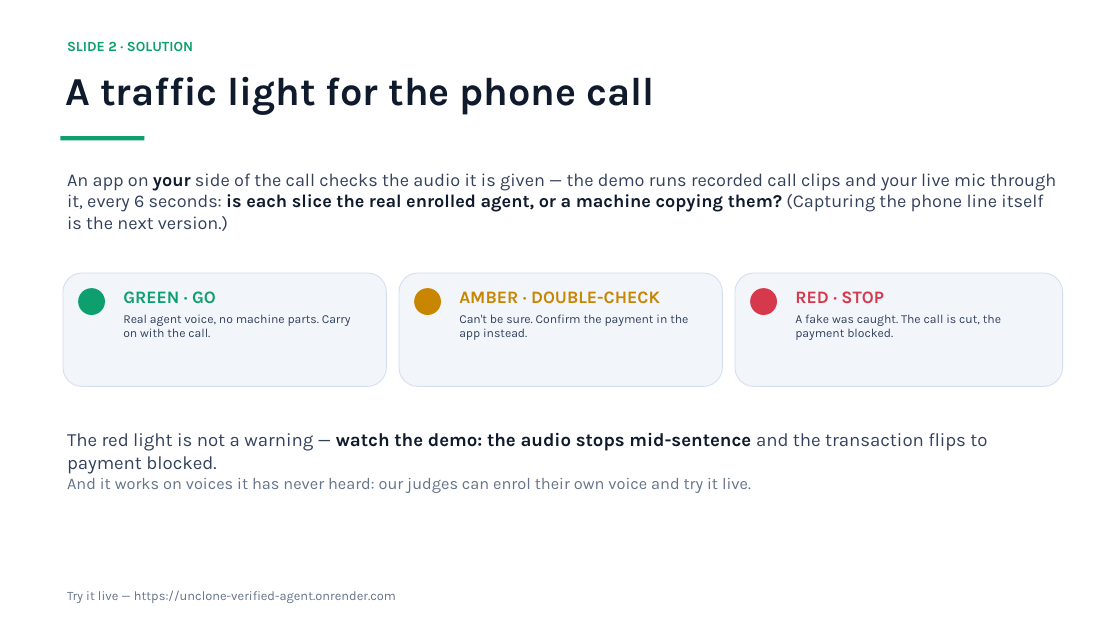
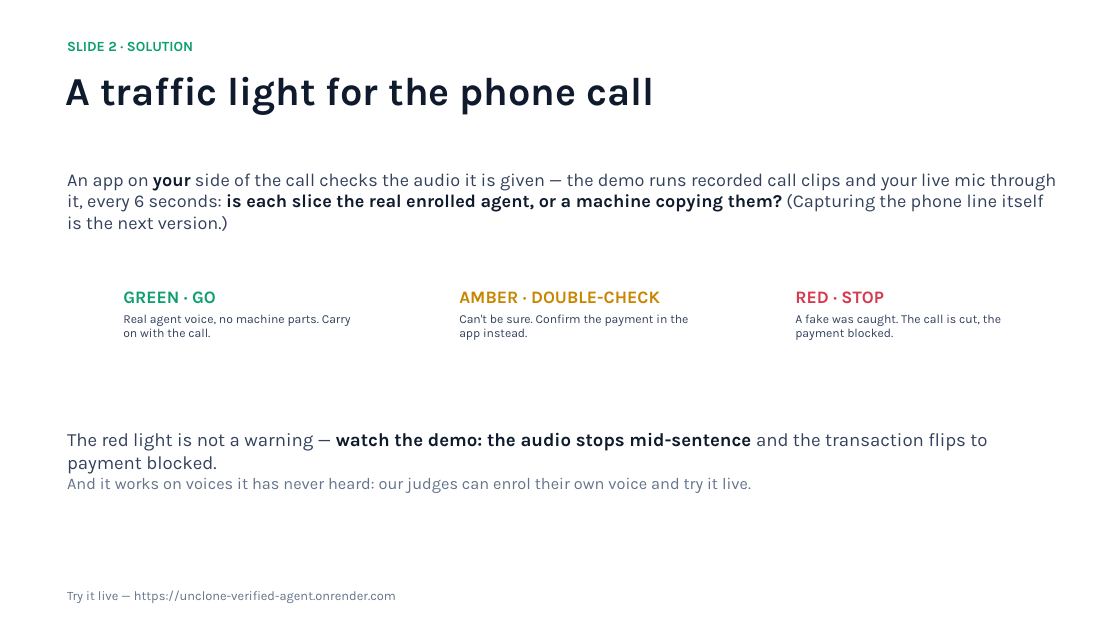
Before and after one commit to Lion4467cat/verified-agent-badge, a slide deck: slide 10 of Team-39-Gokula-verified-agent-badge.pptx (slide 9 before the commit). Drawn at 1120x630 pixels with LibreOffice and Linux fonts; fonts in the diff are those of the drawing. Boxes give left, top, right and bottom in pixels: in the first picture for what was removed or moved away, otherwise in the second. Text is boxed around its words. In the diff, an @@ line names an element or a change of style, - is before the commit and + after.

```diff
--- a/Team-39-Gokula-verified-agent-badge.pptx
+++ b/Team-39-Gokula-verified-agent-badge.pptx
@@ rectangle removed at <box>60,136,145,140</box> @@
@@ rounded rectangle removed at <box>63,273,386,386</box> @@
@@ ellipse removed at <box>78,288,105,315</box> @@
@@ rounded rectangle removed at <box>399,273,723,386</box> @@
@@ ellipse removed at <box>414,288,441,315</box> @@
@@ rounded rectangle removed at <box>735,273,1063,386</box> @@
@@ ellipse removed at <box>750,288,777,315</box> @@
```
Also in this commit, not shown: 12 other slides changed, 1 slide added, 27 other files.
